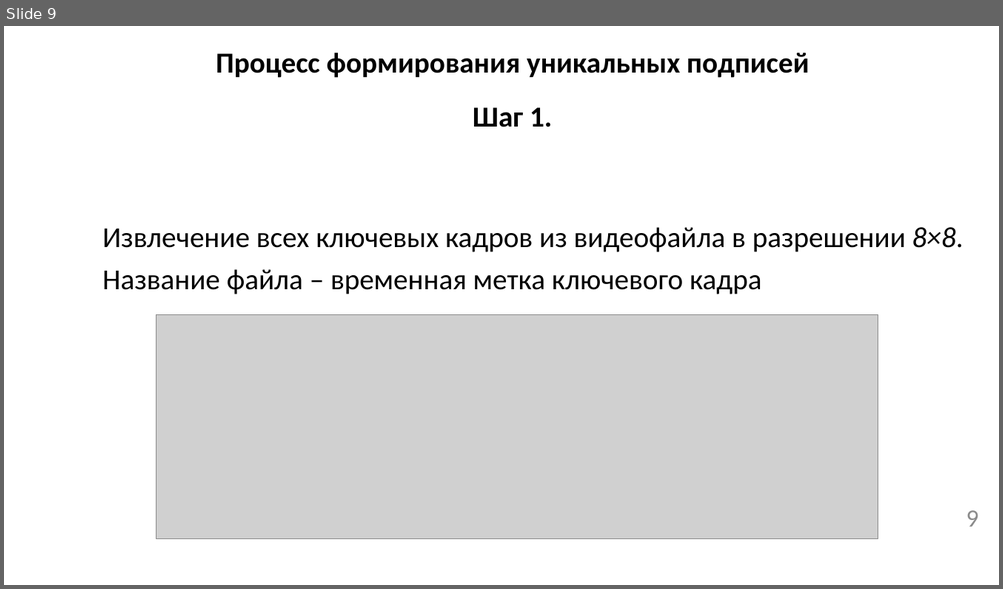
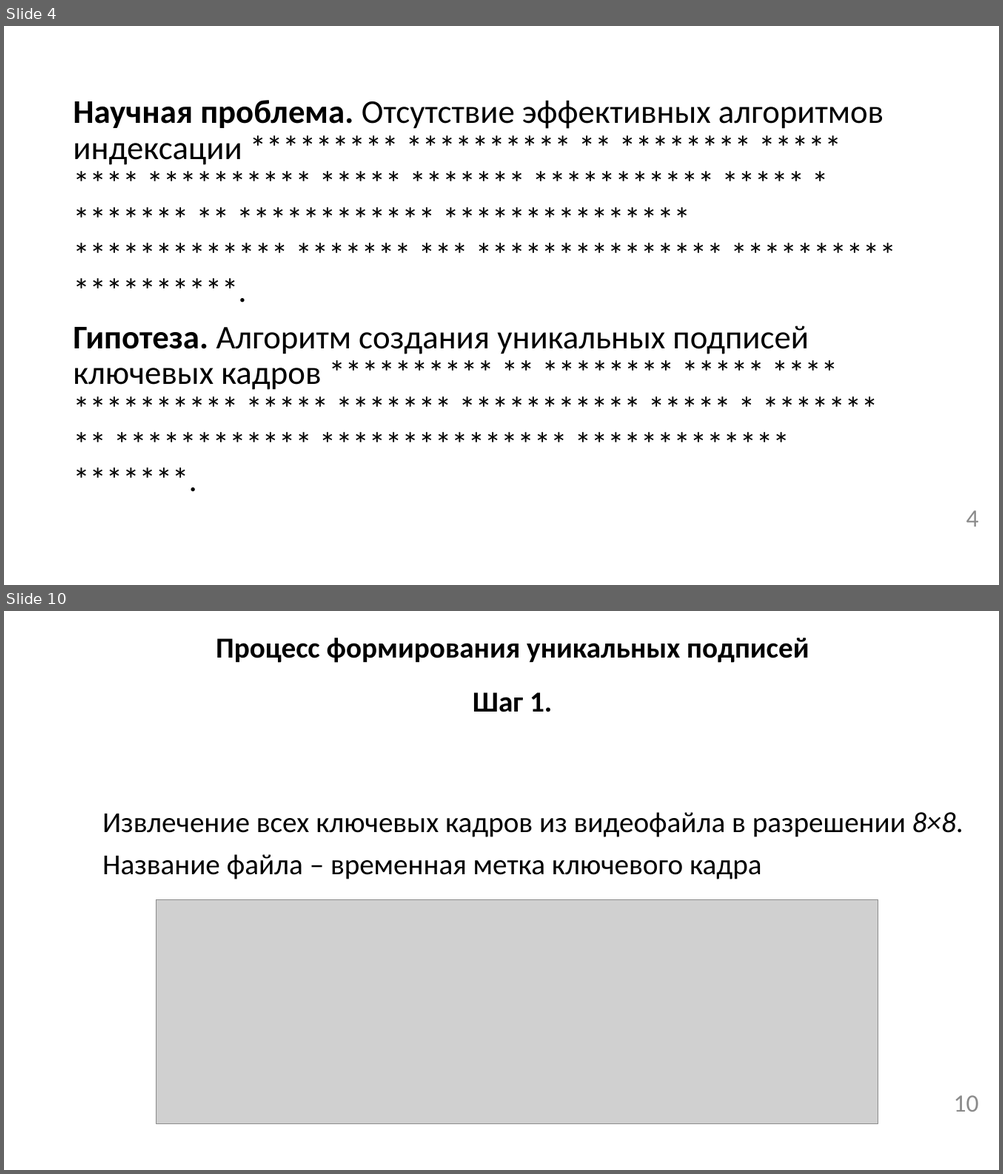
Before and after one commit to permCoding/Magistr-2022, a slide deck: 08-ВКР/как оформлять/Презентация-к-ВКР.pptx. Shown one above the other, each under a label of ours: slide 9 before the commit, slides 4 and 10 after it; the slides between them are not shown. The pictures are 1003x589 and 1003x1174 pixels, drawn with LibreOffice and Linux fonts; fonts in the diff are those of the drawing; grey boxes stand for pictures. Boxes give left, top, right and bottom in pixels: in the first picture for what was removed or moved away, otherwise in the second. Text is boxed around its words. In the diff, an @@ line names an element or a change of style, - is before the commit and + after.

```diff
--- a/08-ВКР/как оформлять/Презентация-к-ВКР.pptx
+++ b/08-ВКР/как оформлять/Презентация-к-ВКР.pptx
@@ slide 4 added at (x1=4, y1=26, x2=999, y2=585), background #FFFFFF @@
@@ text added at (x1=73, y1=100, x2=883, y2=390), 32 pt, text #000000 @@
+Научная проблема. Отсутствие эффективных алгоритмов индексации ********* ********** ** ******** ***** **** ********** ***** ******* *********** ***** * ******* ** ************ *************** ************* ******* *** *************** ********** **********.
+Гипотеза. Алгоритм создания уникальных подписей ключевых кадров ********** ** ******** ***** **** ********** ***** ******* *********** ***** * ******* ** ************ *************** ************* *******.
@@ page number added at (x1=966, y1=511, x2=979, y2=527), 24 pt, text #8C8C8C @@
+4
@@ what was slide 9 is now slide 10 @@
@@ page number at (x1=953, y1=1096, x2=979, y2=1112): text changed @@
-9
+10
```
Also in this commit, not shown: 9 slides changed, 2 other slides added, 2 slides removed.
